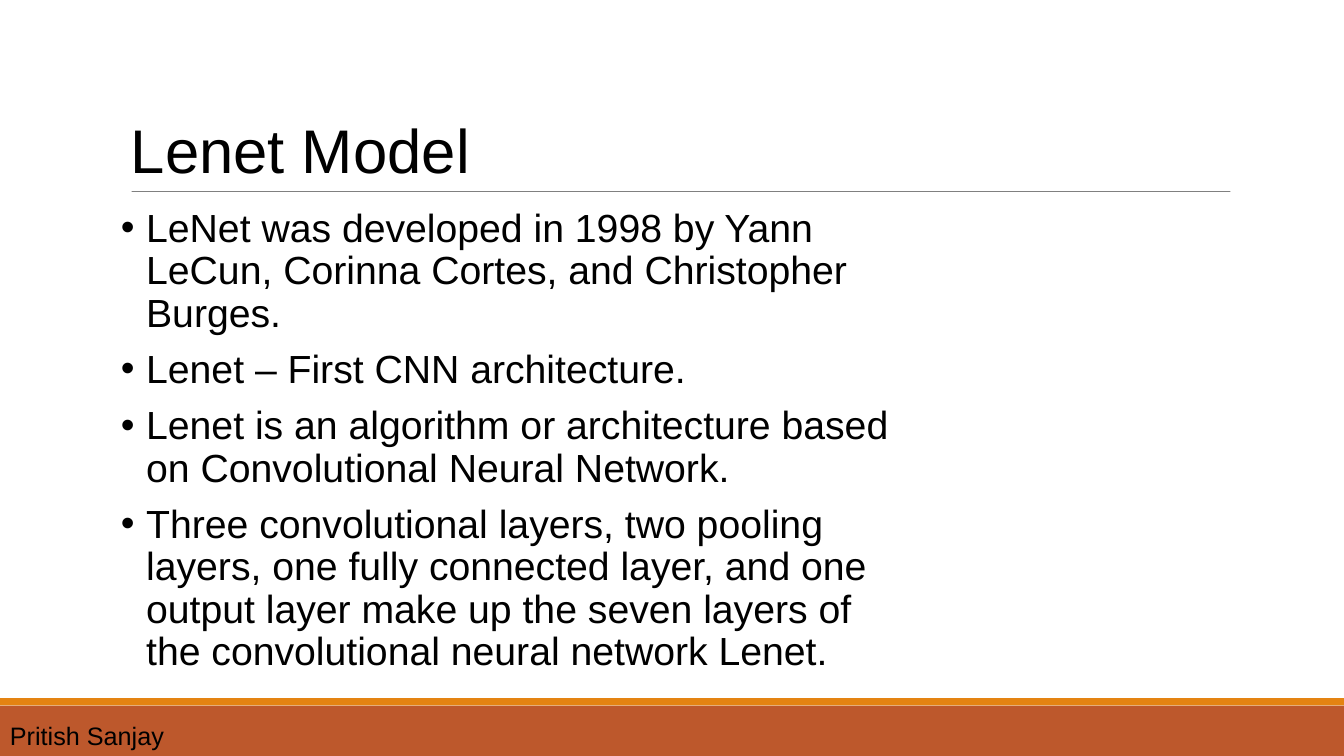
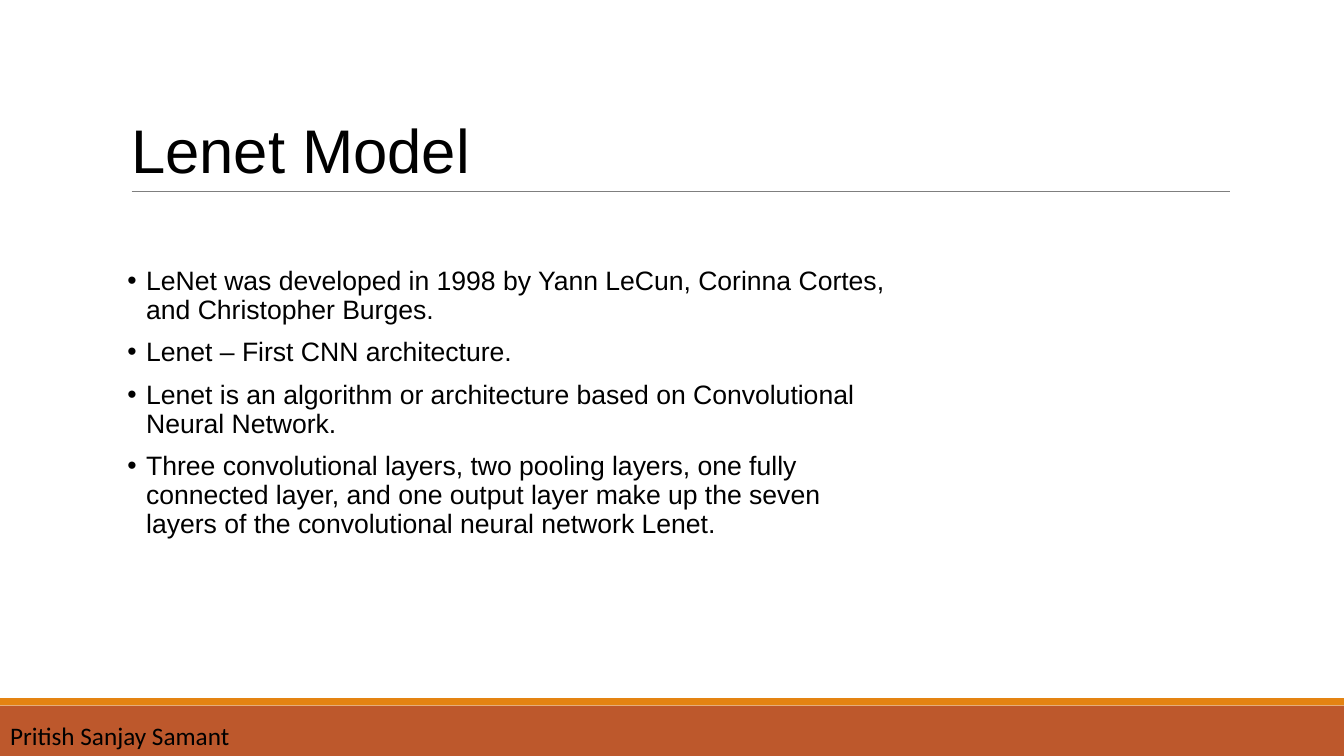
Before and after one commit to yoonsukwkd96/Autonomous_Systems_B_Lab_Group_A, a slide deck: slide 11 of final_presentation_groupA.pptx (slide 12 before the commit). Drawn at 1344x756 pixels with LibreOffice and Linux fonts; fonts in the diff are those of the drawing. Boxes give left, top, right and bottom in pixels: in the first picture for what was removed or moved away, otherwise in the second. Text is boxed around its words. In the diff, an @@ line names an element or a change of style, - is before the commit and + after.

```diff
--- a/final_presentation_groupA.pptx
+++ b/final_presentation_groupA.pptx
@@ text "LeNet was developed in 1998 ...": place and size @@
-text "LeNet was developed in 1998 ..." at <box>146,213,889,666</box>
+text "LeNet was developed in 1998 ..." at <box>146,270,885,538</box>
@@ text "LeNet was developed in 1998 ..." at <box>146,270,885,538</box>: size 28 to 19 pt; indent changed; less space between paragraphs @@
@@ text "Pritish Sanjay Samant" at <box>10,727,229,750</box>: font Arial to Calibri @@
```
Also in this commit, not shown: 12 other slides changed, 7 slides added, 11 slides removed, 2 other files.
